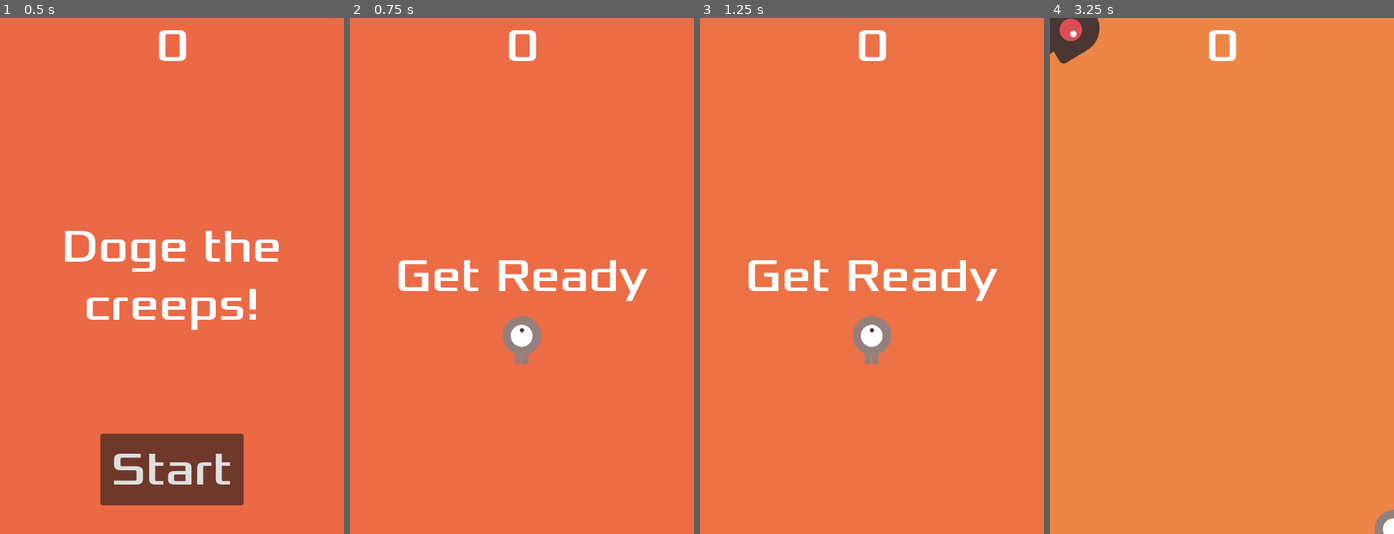
Above: before the commit, frames 1-4 (left to right).
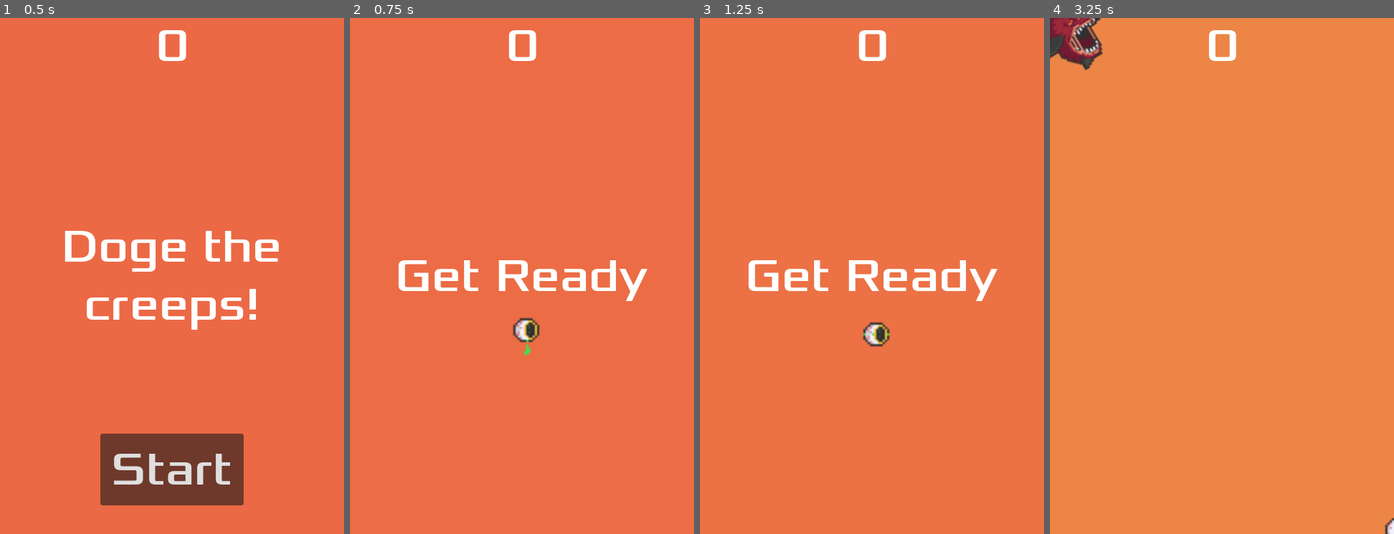
Above: after the commit, the same moments.

Repository: LowLevelLover/first-godot-game
Game: Godot game, scene res://main.tscn
Same seed, same stepped clock (60 frames per second), same inputs: the game is played once before the commit and once after it.
Inputs:
- Up to frame 1 (0.5 s): no input
- Up to frame 2 (0.75 s): click "Start" at 0.5 s
- Up to frame 3 (1.25 s): no input
- Up to frame 4 (3.25 s): hold Right (move_right) 1.28-2.03 s; hold Down (move_down) 2.03-2.78 s; hold Right (move_right) from 2.78 s (still down)

Frame 1 is identical in both runs. In frame 2, 0.7% of the frame differs, in the area x 44-56%, y 57-68%; in frame 3, 0.7%; in frame 4, 1.3%, in the area x 0-100%, y 0-100%.

Commit message:
Use spirite sheet and change enemy and main character

Diff:
--- a/main.gd
+++ b/main.gd
@@ -53,7 +53,7 @@
 	direction += randf_range(-PI / 4, PI / 4)
 	mob.rotation = direction
 
-	var velocity = Vector2(randf_range(150.0, 250.0), 0.0)
+	var velocity = Vector2(randf_range(150.0 + score, 250.0 + score), 0.0)
 	mob.linear_velocity = velocity.rotated(direction)
 
 	add_child(mob)
--- a/mob.tscn
+++ b/mob.tscn
@@ -1,52 +1,176 @@
-[gd_scene load_steps=10 format=3 uid="uid://ucwlihf7jyxl"]
+[gd_scene load_steps=26 format=3 uid="uid://ucwlihf7jyxl"]
 
 [ext_resource type="Script" path="res://mob.gd" id="1_ncfet"]
-[ext_resource type="Texture2D" uid="uid://daxiqfqr85oea" path="res://art/enemyFlyingAlt_1.png" id="1_owpbr"]
-[ext_resource type="Texture2D" uid="uid://ru1wexsw7gd7" path="res://art/enemyFlyingAlt_2.png" id="2_mc1ss"]
-[ext_resource type="Texture2D" uid="uid://rh6gxoli3fmq" path="res://art/enemySwimming_1.png" id="3_3r2c8"]
-[ext_resource type="Texture2D" uid="uid://bjs4svbiwj6ti" path="res://art/enemySwimming_2.png" id="4_8sjdy"]
-[ext_resource type="Texture2D" uid="uid://wv0h7p60uks1" path="res://art/enemyWalking_1.png" id="5_oh3pn"]
-[ext_resource type="Texture2D" uid="uid://b60smysdqi3py" path="res://art/enemyWalking_2.png" id="6_8tj34"]
+[ext_resource type="Texture2D" uid="uid://byhqus6v4xret" path="res://art/Cacodaemon_Sprite_Sheet.png" id="2_4y8jr"]
+
+[sub_resource type="AtlasTexture" id="AtlasTexture_hp8ak"]
+atlas = ExtResource("2_4y8jr")
+region = Rect2(0, 11, 64, 61)
+
+[sub_resource type="AtlasTexture" id="AtlasTexture_rtk58"]
+atlas = ExtResource("2_4y8jr")
+region = Rect2(64, 11, 64, 61)
+
+[sub_resource type="AtlasTexture" id="AtlasTexture_o8143"]
+atlas = ExtResource("2_4y8jr")
+region = Rect2(128, 11, 64, 61)
+
+[sub_resource type="AtlasTexture" id="AtlasTexture_1cd1l"]
+atlas = ExtResource("2_4y8jr")
+region = Rect2(192, 11, 64, 61)
+
+[sub_resource type="AtlasTexture" id="AtlasTexture_42ehd"]
+atlas = ExtResource("2_4y8jr")
+region = Rect2(256, 11, 64, 61)
+
+[sub_resource type="AtlasTexture" id="AtlasTexture_0pt0c"]
+atlas = ExtResource("2_4y8jr")
+region = Rect2(320, 11, 64, 61)
+
+[sub_resource type="AtlasTexture" id="AtlasTexture_7q8pi"]
+atlas = ExtResource("2_4y8jr")
+region = Rect2(0, 72, 64, 61)
+
+[sub_resource type="AtlasTexture" id="AtlasTexture_8ugp6"]
+atlas = ExtResource("2_4y8jr")
+region = Rect2(64, 72, 64, 61)
+
+[sub_resource type="AtlasTexture" id="AtlasTexture_fxj0f"]
+atlas = ExtResource("2_4y8jr")
+region = Rect2(128, 72, 64, 61)
+
+[sub_resource type="AtlasTexture" id="AtlasTexture_m18y2"]
+atlas = ExtResource("2_4y8jr")
+region = Rect2(192, 72, 64, 61)
+
+[sub_resource type="AtlasTexture" id="AtlasTexture_glwfh"]
+atlas = ExtResource("2_4y8jr")
+region = Rect2(256, 72, 64, 61)
+
+[sub_resource type="AtlasTexture" id="AtlasTexture_78wx1"]
+atlas = ExtResource("2_4y8jr")
+region = Rect2(320, 72, 64, 61)
+
+[sub_resource type="AtlasTexture" id="AtlasTexture_jycng"]
+atlas = ExtResource("2_4y8jr")
+region = Rect2(0, 133, 64, 61)
+
+[sub_resource type="AtlasTexture" id="AtlasTexture_hhp86"]
+atlas = ExtResource("2_4y8jr")
+region = Rect2(64, 133, 64, 61)
+
+[sub_resource type="AtlasTexture" id="AtlasTexture_38n6i"]
+atlas = ExtResource("2_4y8jr")
+region = Rect2(128, 133, 64, 61)
+
+[sub_resource type="AtlasTexture" id="AtlasTexture_h2x3y"]
+atlas = ExtResource("2_4y8jr")
+region = Rect2(192, 133, 64, 61)
+
+[sub_resource type="AtlasTexture" id="AtlasTexture_j1yqp"]
+atlas = ExtResource("2_4y8jr")
+region = Rect2(0, 194, 64, 61)
+
+[sub_resource type="AtlasTexture" id="AtlasTexture_ak4a0"]
+atlas = ExtResource("2_4y8jr")
+region = Rect2(64, 194, 64, 61)
+
+[sub_resource type="AtlasTexture" id="AtlasTexture_vumpi"]
+atlas = ExtResource("2_4y8jr")
+region = Rect2(128, 194, 64, 61)
+
+[sub_resource type="AtlasTexture" id="AtlasTexture_s5rrn"]
+atlas = ExtResource("2_4y8jr")
+region = Rect2(192, 194, 64, 61)
+
+[sub_resource type="AtlasTexture" id="AtlasTexture_4p2fk"]
+atlas = ExtResource("2_4y8jr")
+region = Rect2(256, 194, 64, 61)
 
 [sub_resource type="SpriteFrames" id="SpriteFrames_vjry8"]
 animations = [{
 "frames": [{
 "duration": 1.0,
-"texture": ExtResource("1_owpbr")
+"texture": SubResource("AtlasTexture_hp8ak")
 }, {
 "duration": 1.0,
-"texture": ExtResource("2_mc1ss")
+"texture": SubResource("AtlasTexture_rtk58")
+}, {
+"duration": 1.0,
+"texture": SubResource("AtlasTexture_o8143")
+}, {
+"duration": 1.0,
+"texture": SubResource("AtlasTexture_1cd1l")
+}, {
+"duration": 1.0,
+"texture": SubResource("AtlasTexture_42ehd")
+}, {
+"duration": 1.0,
+"texture": SubResource("AtlasTexture_0pt0c")
+}, {
+"duration": 1.0,
+"texture": SubResource("AtlasTexture_7q8pi")
+}, {
+"duration": 1.0,
+"texture": SubResource("AtlasTexture_8ugp6")
+}, {
+"duration": 1.0,
+"texture": SubResource("AtlasTexture_fxj0f")
+}, {
+"duration": 1.0,
+"texture": SubResource("AtlasTexture_m18y2")
+}, {
+"duration": 1.0,
+"texture": SubResource("AtlasTexture_glwfh")
+}, {
+"duration": 1.0,
+"texture": SubResource("AtlasTexture_78wx1")
 }],
 "loop": true,
 "name": &"fly",
-"speed": 3.0
+"speed": 9.0
 }, {
 "frames": [{
 "duration": 1.0,
-"texture": ExtResource("3_3r2c8")
+"texture": SubResource("AtlasTexture_jycng")
 }, {
 "duration": 1.0,
-"texture": ExtResource("4_8sjdy")
+"texture": SubResource("AtlasTexture_hhp86")
+}, {
+"duration": 1.0,
+"texture": SubResource("AtlasTexture_38n6i")
+}, {
+"duration": 1.0,
+"texture": SubResource("AtlasTexture_h2x3y")
 }],
 "loop": true,
 "name": &"swim",
-"speed": 3.0
+"speed": 7.0
 }, {
 "frames": [{
 "duration": 1.0,
-"texture": ExtResource("5_oh3pn")
+"texture": SubResource("AtlasTexture_j1yqp")
 }, {
 "duration": 1.0,
-"texture": ExtResource("6_8tj34")
+"texture": SubResource("AtlasTexture_ak4a0")
+}, {
+"duration": 1.0,
+"texture": SubResource("AtlasTexture_vumpi")
+}, {
+"duration": 1.0,
+"texture": SubResource("AtlasTexture_s5rrn")
+}, {
+"duration": 1.0,
+"texture": SubResource("AtlasTexture_4p2fk")
 }],
 "loop": true,
 "name": &"walk",
-"speed": 3.0
+"speed": 8.0
 }]
 
 [sub_resource type="CapsuleShape2D" id="CapsuleShape2D_32gn5"]
-radius = 37.0
-height = 100.0
+radius = 51.0
+height = 114.0
 
 [node name="Mob" type="RigidBody2D" groups=["mobs"]]
 collision_mask = 0
@@ -54,11 +178,13 @@
 script = ExtResource("1_ncfet")
 
 [node name="AnimatedSprite2D" type="AnimatedSprite2D" parent="."]
-scale = Vector2(0.75, 0.75)
+scale = Vector2(2.5, 2.5)
 sprite_frames = SubResource("SpriteFrames_vjry8")
-animation = &"fly"
+animation = &"walk"
+frame_progress = 0.539817
 
 [node name="CollisionShape2D" type="CollisionShape2D" parent="."]
+position = Vector2(0, -4)
 rotation = 1.5708
 shape = SubResource("CapsuleShape2D_32gn5")
 
--- a/player.gd
+++ b/player.gd
@@ -23,21 +23,36 @@
 
 	if velocity.length() > 0:
 		velocity = velocity.normalized() * speed
-		$AnimatedSprite2D.play()
-	else:
-		$AnimatedSprite2D.stop()
+
+	$AnimatedSprite2D.play()
 
 	position += velocity * delta
 	position = position.clamp(Vector2.ZERO, screen_size)
 
+	$AnimatedSprite2D.rotate(-$AnimatedSprite2D.global_rotation)
+
+	if velocity.length() == 0:
+		$AnimatedSprite2D.animation = "idle"
+		$AnimatedSprite2D.flip_v = false
+		$AnimatedSprite2D.flip_h = false
+
+
 	if velocity.x != 0:
 		$AnimatedSprite2D.animation = "walk"
+
 		$AnimatedSprite2D.flip_v = false
-		# See the note below about the following boolean assignment.
+
 		$AnimatedSprite2D.flip_h = velocity.x < 0
-	elif velocity.y != 0:
+
+	if velocity.y != 0:
 		$AnimatedSprite2D.animation = "up"
 		$AnimatedSprite2D.flip_v = velocity.y > 0
+		$AnimatedSprite2D.flip_h = false
+
+		if velocity.y > 0:
+			$AnimatedSprite2D.rotate(PI/2)
+		else:
+			$AnimatedSprite2D.rotate(-PI/2)
 
 
 func _on_body_entered(_body: Node2D) -> void:
--- a/player.tscn
+++ b/player.tscn
@@ -1,51 +1,184 @@
-[gd_scene load_steps=8 format=3 uid="uid://ckwimn5tqr6ua"]
+[gd_scene load_steps=26 format=3 uid="uid://ckwimn5tqr6ua"]
 
-[ext_resource type="Texture2D" uid="uid://d7d5q6nqil5x" path="res://art/playerGrey_walk1.png" id="1_2hd6c"]
 [ext_resource type="Script" path="res://player.gd" id="1_bcvbe"]
-[ext_resource type="Texture2D" uid="uid://bo15q410r8pex" path="res://art/playerGrey_walk2.png" id="2_37yok"]
-[ext_resource type="Texture2D" uid="uid://8qkpkigjrrmf" path="res://art/playerGrey_up1.png" id="2_u2xt1"]
-[ext_resource type="Texture2D" uid="uid://cxhc7sj8ppvg7" path="res://art/playerGrey_up2.png" id="3_rvubb"]
+[ext_resource type="Texture2D" uid="uid://cjh75ox74s25a" path="res://art/Eye Monster Sprite Sheet2.png" id="2_lmptp"]
+[ext_resource type="Texture2D" uid="uid://drhkcx2u6vwoa" path="res://art/Eye Monster Sprite Sheet.png" id="2_vnqhq"]
+
+[sub_resource type="AtlasTexture" id="AtlasTexture_ugvod"]
+atlas = ExtResource("2_lmptp")
+region = Rect2(0, 0, 32, 26)
+
+[sub_resource type="AtlasTexture" id="AtlasTexture_qwaev"]
+atlas = ExtResource("2_lmptp")
+region = Rect2(32, 0, 32, 26)
+
+[sub_resource type="AtlasTexture" id="AtlasTexture_5byxl"]
+atlas = ExtResource("2_lmptp")
+region = Rect2(64, 0, 32, 26)
+
+[sub_resource type="AtlasTexture" id="AtlasTexture_78qga"]
+atlas = ExtResource("2_lmptp")
+region = Rect2(96, 0, 32, 26)
+
+[sub_resource type="AtlasTexture" id="AtlasTexture_k1p8s"]
+atlas = ExtResource("2_lmptp")
+region = Rect2(128, 0, 32, 26)
+
+[sub_resource type="AtlasTexture" id="AtlasTexture_20gsj"]
+atlas = ExtResource("2_lmptp")
+region = Rect2(160, 0, 32, 26)
+
+[sub_resource type="AtlasTexture" id="AtlasTexture_iqn5l"]
+atlas = ExtResource("2_lmptp")
+region = Rect2(192, 0, 32, 26)
+
+[sub_resource type="AtlasTexture" id="AtlasTexture_oi7q8"]
+atlas = ExtResource("2_lmptp")
+region = Rect2(224, 0, 32, 26)
+
+[sub_resource type="AtlasTexture" id="AtlasTexture_cfeqk"]
+atlas = ExtResource("2_vnqhq")
+region = Rect2(0, 32, 32, 32)
+
+[sub_resource type="AtlasTexture" id="AtlasTexture_ecb5i"]
+atlas = ExtResource("2_vnqhq")
+region = Rect2(32, 32, 32, 32)
+
+[sub_resource type="AtlasTexture" id="AtlasTexture_thils"]
+atlas = ExtResource("2_vnqhq")
+region = Rect2(64, 32, 32, 32)
+
+[sub_resource type="AtlasTexture" id="AtlasTexture_unfq3"]
+atlas = ExtResource("2_vnqhq")
+region = Rect2(96, 32, 32, 32)
+
+[sub_resource type="AtlasTexture" id="AtlasTexture_qkjnc"]
+atlas = ExtResource("2_vnqhq")
+region = Rect2(0, 0, 32, 32)
+
+[sub_resource type="AtlasTexture" id="AtlasTexture_1vaa2"]
+atlas = ExtResource("2_vnqhq")
+region = Rect2(32, 0, 32, 32)
+
+[sub_resource type="AtlasTexture" id="AtlasTexture_q86my"]
+atlas = ExtResource("2_vnqhq")
+region = Rect2(64, 0, 32, 32)
+
+[sub_resource type="AtlasTexture" id="AtlasTexture_8tr3r"]
+atlas = ExtResource("2_vnqhq")
+region = Rect2(96, 0, 32, 32)
+
+[sub_resource type="AtlasTexture" id="AtlasTexture_he1m7"]
+atlas = ExtResource("2_vnqhq")
+region = Rect2(128, 0, 32, 32)
+
+[sub_resource type="AtlasTexture" id="AtlasTexture_f8ghy"]
+atlas = ExtResource("2_vnqhq")
+region = Rect2(160, 0, 32, 32)
+
+[sub_resource type="AtlasTexture" id="AtlasTexture_aeoqs"]
+atlas = ExtResource("2_vnqhq")
+region = Rect2(192, 0, 32, 32)
+
+[sub_resource type="AtlasTexture" id="AtlasTexture_d0ql3"]
+atlas = ExtResource("2_vnqhq")
+region = Rect2(224, 0, 32, 32)
 
 [sub_resource type="SpriteFrames" id="SpriteFrames_8u1wn"]
 animations = [{
 "frames": [{
 "duration": 1.0,
-"texture": ExtResource("2_u2xt1")
+"texture": SubResource("AtlasTexture_ugvod")
 }, {
 "duration": 1.0,
-"texture": ExtResource("3_rvubb")
+"texture": SubResource("AtlasTexture_qwaev")
+}, {
+"duration": 1.0,
+"texture": SubResource("AtlasTexture_5byxl")
+}, {
+"duration": 1.0,
+"texture": SubResource("AtlasTexture_78qga")
+}, {
+"duration": 1.0,
+"texture": SubResource("AtlasTexture_k1p8s")
+}, {
+"duration": 1.0,
+"texture": SubResource("AtlasTexture_20gsj")
+}, {
+"duration": 1.0,
+"texture": SubResource("AtlasTexture_iqn5l")
+}, {
+"duration": 1.0,
+"texture": SubResource("AtlasTexture_oi7q8")
+}],
+"loop": true,
+"name": &"idle",
+"speed": 7.0
+}, {
+"frames": [{
+"duration": 1.0,
+"texture": SubResource("AtlasTexture_cfeqk")
+}, {
+"duration": 1.0,
+"texture": SubResource("AtlasTexture_ecb5i")
+}, {
+"duration": 1.0,
+"texture": SubResource("AtlasTexture_thils")
+}, {
+"duration": 1.0,
+"texture": SubResource("AtlasTexture_unfq3")
 }],
 "loop": true,
 "name": &"up",
-"speed": 5.0
+"speed": 6.0
 }, {
 "frames": [{
 "duration": 1.0,
-"texture": ExtResource("1_2hd6c")
+"texture": SubResource("AtlasTexture_qkjnc")
 }, {
 "duration": 1.0,
-"texture": ExtResource("2_37yok")
+"texture": SubResource("AtlasTexture_1vaa2")
+}, {
+"duration": 1.0,
+"texture": SubResource("AtlasTexture_q86my")
+}, {
+"duration": 1.0,
+"texture": SubResource("AtlasTexture_8tr3r")
+}, {
+"duration": 1.0,
+"texture": SubResource("AtlasTexture_he1m7")
+}, {
+"duration": 1.0,
+"texture": SubResource("AtlasTexture_f8ghy")
+}, {
+"duration": 1.0,
+"texture": SubResource("AtlasTexture_aeoqs")
+}, {
+"duration": 1.0,
+"texture": SubResource("AtlasTexture_d0ql3")
 }],
 "loop": true,
 "name": &"walk",
-"speed": 5.0
+"speed": 7.0
 }]
 
 [sub_resource type="CapsuleShape2D" id="CapsuleShape2D_2xg7x"]
-radius = 27.0
-height = 68.0
+radius = 18.0
+height = 42.0
 
 [node name="Player" type="Area2D"]
-position = Vector2(113, 115)
+position = Vector2(119, 130)
 script = ExtResource("1_bcvbe")
-metadata/_edit_group_ = true
 
 [node name="AnimatedSprite2D" type="AnimatedSprite2D" parent="."]
-scale = Vector2(0.5, 0.5)
+position = Vector2(3, -7)
+scale = Vector2(3, 3)
 sprite_frames = SubResource("SpriteFrames_8u1wn")
-animation = &"up"
+animation = &"walk"
+frame_progress = 0.809585
 
 [node name="CollisionShape2D" type="CollisionShape2D" parent="."]
+position = Vector2(6, -9)
 shape = SubResource("CapsuleShape2D_2xg7x")
 
 [connection signal="body_entered" from="." to="." method="_on_body_entered"]
Binary file added: art/Cacodaemon_Sprite_Sheet.png
Not shown, changed: art/Cacodaemon_Sprite_Sheet.png.import
Binary file added: art/Eye Monster Sprite Sheet.png
Not shown, changed: art/Eye Monster Sprite Sheet.png.import
Binary file added: art/Eye Monster Sprite Sheet2.png
Not shown, changed: art/Eye Monster Sprite Sheet2.png.import
Binary file removed: art/enemyFlyingAlt_1.png
Not shown, removed: art/enemyFlyingAlt_1.png.import
Binary file removed: art/enemyFlyingAlt_2.png
Not shown, removed: art/enemyFlyingAlt_2.png.import
Binary file removed: art/enemySwimming_1.png
Not shown, removed: art/enemySwimming_1.png.import
(and 11 more such lines)
